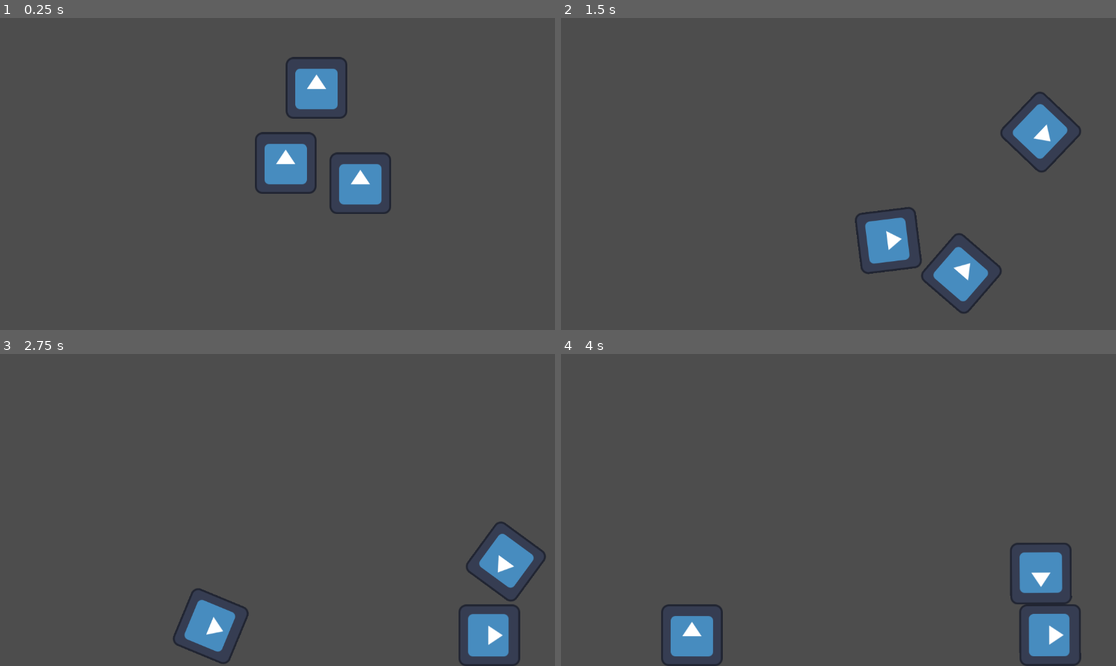
Above: before the commit, frames 1-4 (two rows, left to right).
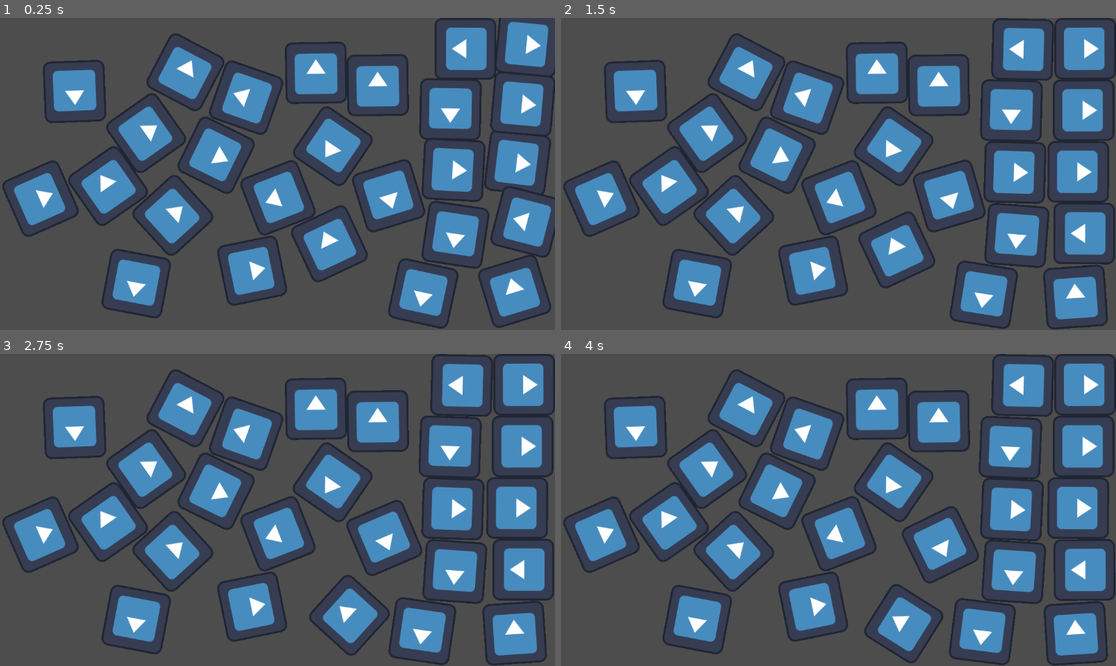
Above: after the commit, the same moments.

Repository: felicaamiko/capstone-p2
Game: Godot game, scene res://arena2.tscn
The game is run twice, just before and just after one commit, with the same random seed, the same clock (stepped at 60 frames per second) and the same inputs. The engine's default icon, where the game draws it, is replaced by a stand-in: a white triangle on a blue panel in a dark square.
Inputs (mouse positions are in pixels of both pictures, inside the frame that each line leads up to):
- Up to frame 1 (0.25 s): no input
- Up to frame 2 (1.5 s): move the mouse to (844, 208) at 0.52 s; press the mouse at (844, 208) at 0.53 s; tap Enter at 1.25 s; move the mouse to (877, 236) at 1.27 s; release the mouse at (877, 236) at 1.28 s; click (877, 236) at 1.35 s
- Up to frame 3 (2.75 s): move the mouse to (488, 634) at 2.02 s; press the mouse at (488, 634) at 2.03 s
- Up to frame 4 (4 s): move the mouse to (810, 572) at 2.77 s; release the mouse at (810, 572) at 2.78 s; click (810, 572) at 2.85 s; move the mouse to (1005, 556) at 3.52 s; press the mouse at (1005, 556) at 3.53 s

The runs differ from the first frame. In frame 1, 34% of the frame differs, in the area x 0-100%, y 0-100%; in frame 2, 35%; in frame 3, 35%; in frame 4, 35%.

Commit message:
sucks but works a bit?

Diff:
--- a/arena2.tscn
+++ b/arena2.tscn
@@ -9,8 +9,78 @@
 
 [node name="RigidBody2D2" parent="." instance=ExtResource("1_qjk2o")]
 position = Vector2(657, 117)
+mass = 10.0
 
 [node name="RigidBody2D3" parent="." instance=ExtResource("1_qjk2o")]
 position = Vector2(748, 315)
 
+[node name="RigidBody2D4" parent="." instance=ExtResource("1_qjk2o")]
+position = Vector2(748, 315)
+
+[node name="RigidBody2D5" parent="." instance=ExtResource("1_qjk2o")]
+position = Vector2(748, 315)
+
+[node name="RigidBody2D6" parent="." instance=ExtResource("1_qjk2o")]
+position = Vector2(748, 315)
+
+[node name="RigidBody2D7" parent="." instance=ExtResource("1_qjk2o")]
+position = Vector2(748, 315)
+
+[node name="RigidBody2D8" parent="." instance=ExtResource("1_qjk2o")]
+position = Vector2(748, 315)
+
+[node name="RigidBody2D9" parent="." instance=ExtResource("1_qjk2o")]
+position = Vector2(748, 315)
+
+[node name="RigidBody2D10" parent="." instance=ExtResource("1_qjk2o")]
+position = Vector2(748, 315)
+
+[node name="RigidBody2D11" parent="." instance=ExtResource("1_qjk2o")]
+position = Vector2(748, 315)
+
+[node name="RigidBody2D12" parent="." instance=ExtResource("1_qjk2o")]
+position = Vector2(748, 315)
+
+[node name="RigidBody2D13" parent="." instance=ExtResource("1_qjk2o")]
+position = Vector2(748, 315)
+
+[node name="RigidBody2D14" parent="." instance=ExtResource("1_qjk2o")]
+position = Vector2(748, 315)
+
+[node name="RigidBody2D15" parent="." instance=ExtResource("1_qjk2o")]
+position = Vector2(748, 315)
+
+[node name="RigidBody2D16" parent="." instance=ExtResource("1_qjk2o")]
+position = Vector2(748, 315)
+
+[node name="RigidBody2D17" parent="." instance=ExtResource("1_qjk2o")]
+position = Vector2(748, 315)
+
+[node name="RigidBody2D18" parent="." instance=ExtResource("1_qjk2o")]
+position = Vector2(748, 315)
+
+[node name="RigidBody2D19" parent="." instance=ExtResource("1_qjk2o")]
+position = Vector2(748, 315)
+
+[node name="RigidBody2D20" parent="." instance=ExtResource("1_qjk2o")]
+position = Vector2(748, 315)
+
+[node name="RigidBody2D21" parent="." instance=ExtResource("1_qjk2o")]
+position = Vector2(748, 315)
+
+[node name="RigidBody2D22" parent="." instance=ExtResource("1_qjk2o")]
+position = Vector2(748, 315)
+
+[node name="RigidBody2D23" parent="." instance=ExtResource("1_qjk2o")]
+position = Vector2(748, 315)
+
+[node name="RigidBody2D24" parent="." instance=ExtResource("1_qjk2o")]
+position = Vector2(748, 315)
+
+[node name="RigidBody2D25" parent="." instance=ExtResource("1_qjk2o")]
+position = Vector2(748, 315)
+
+[node name="RigidBody2D26" parent="." instance=ExtResource("1_qjk2o")]
+position = Vector2(748, 315)
+
 [node name="StaticBody2D" parent="." instance=ExtResource("2_tmxee")]
--- a/rigid_body_2d.gd
+++ b/rigid_body_2d.gd
@@ -6,23 +6,32 @@
 var prevmousepos = Vector2(0,0)
 var mousepos = Vector2(0,0)
 var lastvector = Vector2(0,0)
-var lastvectorcopy = Vector2(0,0)
-var sensitivity = 10000
+var sqrtsenslastvector = Vector2(0,0)
+var sensitivity = 500
+var horizdir = 1 #returns 1 if headed right, -1 if headed left
+var vertdir = 1 #returns 1 if headed up, -1 if headed down
 
 var untilsixty = 0
-
 
 func _ready():
 	pass
 
 func _physics_process(delta):
+	if lastvector.x < 0:
+		horizdir = -1
+	else:
+		horizdir = 1
+
+	if lastvector.y < 0:
+		vertdir = -1
+	else: vertdir = 1
 	prevmousepos = mousepos
 	mousepos = get_global_mouse_position()
 	lastvector = (mousepos-prevmousepos)
-	print_debug(lastvector)
-
+	print_debug(lastvector.x)
+	sqrtsenslastvector = Vector2(sqrt(abs(lastvector.x)) * horizdir, sqrt(abs(lastvector.y)) * vertdir) * sensitivity
 	if (isHovered and Input.is_action_pressed("click") and firstframe == true):#held down first frame
-		apply_force(lastvector * sensitivity, Vector2(0,0))
+		apply_force(sqrtsenslastvector, Vector2(0,0))
 		#apply_impulse(lastvector, position)
 		untilsixty += 1
 		#if (untilsixty > 60):
--- a/rigid_body_2d.tscn
+++ b/rigid_body_2d.tscn
@@ -6,6 +6,7 @@
 
 [node name="block" type="RigidBody2D"]
 position = Vector2(593, 273)
+gravity_scale = 0.0
 script = ExtResource("1_qdtal")
 
 [node name="CollisionShape2D" parent="." instance=ExtResource("2_jvume")]
